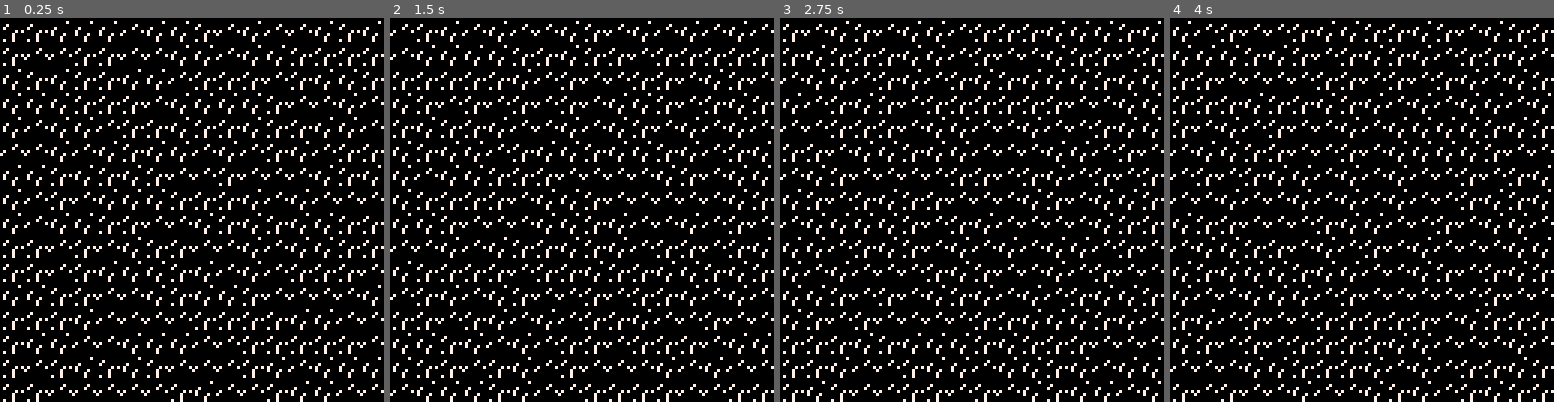
Above: before the commit, frames 1-4 (left to right).
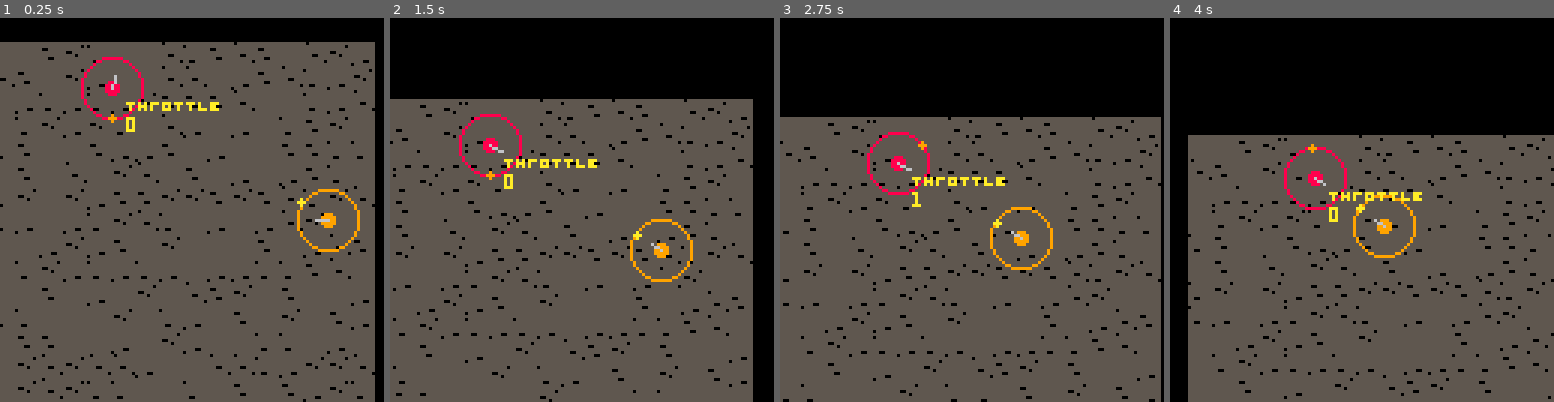
Above: after the commit, the same moments.

Repository: catnipped/pico1
Game: PICO-8 cartridge pico1.p8
Two runs of this game, one before a commit and one after it. Both use one fixed random seed, a clock stepped at 60 frames per second and the inputs below.
Inputs:
- Up to frame 1 (0.25 s): no input
- Up to frame 2 (1.5 s): no input
- Up to frame 3 (2.75 s): hold Right 1.6-2.1 s; hold Up 2.15-2.42 s; hold Right from 2.47 s (still down)
- Up to frame 4 (4 s): release Right at 3.03 s; hold Left 3.08-3.58 s; hold Down 3.63-3.97 s

The runs differ from the first frame. In frame 1, 89% of the frame differs, in the area x 0-100%, y 0-100%; in frame 2, 75%; in frame 3, 74%; in frame 4, 68%.

Commit message:
Barebones working

Diff:
--- a/pico1.p8
+++ b/pico1.p8
@@ -2,41 +2,159 @@
 version 5
 __lua__
 
+cam = {}
+cam.x = 0
+cam.y = 0
+
+p1 = {}
+p1.x = rnd(128)
+p1.y = rnd(128)
+p1.turret = 50
+p1.clr = 8
+p1.rot = 1
+p1.dir = 1
+p1.throt = 0
+p1.vel = 0
+
+p2 = {}
+p2.x = rnd(128)
+p2.y = rnd(128)
+p2.turret = 20
+p2.clr = 9
+p2.dir = 0
+p2.rot = 0
+p2.vel = 0
+p2.throt = 5
+
+fntspr=19
+fntdefaultcol=7
+fntx={}
+fnty={}
+
+--3font
+function initfont()
+ top="abcdefghijklmnopqrstuvwxyz"
+ bot="0123456789.,^?()[]:/\\=\"'+-"
+ fntsprx=(fntspr%16)*8
+ fntspry=flr((fntspr/16))*8
+ for i=1,#top do
+  x=fntsprx+(i-1)*3
+  c=sub(top,i,i)
+  fntx[c]=x
+  fnty[c]=fntspry
+  c=sub(bot,i,i)
+  fntx[c]=x
+  fnty[c]=fntspry+3
+ end
+end
+
+function print3(str,x,y,col)
+ col=col or fntdefaultcol
+ pal(7,col)
+ for i=1,#str do
+  c=sub(str,i,i)
+  if fntx[c] then
+   sspr(fntx[c],fnty[c],3,3,x+(i-1)*4,y)
+  else
+   print(c,x+(i-1)*4,y-2,col)
+  end
+ end
+ pal()
+end
+
+
+function car(p)
+  circfill(p.x,p.y,2,p.clr)
+  circ(p.x,p.y,10,p.clr)
+  circfill(p.x+10*sin(p.dir/360),p.y+10*cos(p.dir/360),1,6)
+  circfill(p.x+10*sin(p.rot/360),p.y+10*cos(p.rot/360),1,p.clr+1)
+  line(p.x,p.y,p.x+4*sin(p.turret/360),p.y+4*cos(p.turret/360),6)
+end
+
+function caranim(p)
+  p.x = p.x+(p.vel*0.1)*sin(p.rot/360)
+  p.y = p.y+(p.vel*0.1)*cos(p.rot/360)
+  p.vel = lerp(p.vel,p.throt,0.1)
+  p.rot = lerp(p.rot,p.dir,1/p.vel)
+end
+
+function lerp (a,b,t)
+  return a + t*(b-a)
+end
+
 function _init()
+
+  initfont()
+
+  cls()
+  for x=0,16,1 do
+    for y=0,16,1 do
+      mset(x,y,rnd(7)+1)
+    end
+  end
+
 end
 
 function _update()
-end
-
-function grass(x)
-  for y=0,128,8 do
-    spr(rnd(3),x,y)
-  end
+  --controls
+  if btnp(2) then
+    if p1.throt < 10 then
+      p1.throt += 1
+    end
+  end
+  if btnp(3) then
+    if p1.throt > 0 then
+      p1.throt += -1
+    end
+  end
+  if btn(1) then
+    p1.dir += 10
+  end
+  if btn(0) then
+    p1.dir += -10
+  end
+
+  --camera
+  cam.x = lerp(cam.x, lerp(p1.x,p2.x,0.5)-64, 0.05)
+  cam.y = lerp(cam.y, lerp(p1.y,p2.y,0.5)-64, 0.05)
+
+  --turret direction
+  p1.turret = lerp(p1.turret/360,atan2(p2.y-p1.y,p2.x-p1.x),0.1) *360
+  p2.turret = lerp(p2.turret/360,atan2(p1.y-p2.y,p1.x-p2.x),0.1) *360
+  --car
+  p2.dir = atan2(p1.y-p2.y, p1.x-p2.x)*360
+
+  caranim(p1)
+  caranim(p2)
+
+
 end
 
 function _draw()
   cls()
-  for x=0,128,8 do
-    grass(x)
-  end
-
+  map(0,0,0,0,16,16)
+  car(p1)
+  car(p2)
+  print3("throttle",p1.x+5,p1.y+5,10)
+  print(p1.throt, p1.x+5, p1.y+10,10)
+  camera(cam.x,cam.y)
 end
 
 __gfx__
-00000000000000000000000000000000000000000000000000000000000000000000000000000000000000000000000000000000000000000000000000000000
-00000000000000700000000000000000000000000000000000000000000000000000000000000000000000000000000000000000000000000000000000000000
-00000700000000000070000000000000000000000000000000000000000000000000000000000000000000000000000000000000000000000000000000000000
-00007000007000000700000000000000000000000000000000000000000000000000000000000000000000000000000000000000000000000000000000000000
-07000007070000000000070700000000000000000000000000000000000000000000000000000000000000000000000000000000000000000000000000000000
-70000000070007000000700000000000000000000000000000000000000000000000000000000000000000000000000000000000000000000000000000000000
-00000000000070000000700000000000000000000000000000000000000000000000000000000000000000000000000000000000000000000000000000000000
-00000000000070000700700000000000000000000000000000000000000000000000000000000000000000000000000000000000000000000000000000000000
-00000000000000000000000000000000000000000000000000000000000000000000000000000000000000000000000000000000000000000000000000000000
-00000000000000000000000000000000000000000000000000000000000000000000000000000000000000000000000000000000000000000000000000000000
-00000000000000000000000000000000000000000000000000000000000000000000000000000000000000000000000000000000000000000000000000000000
-00000000000000000000000000000000000000000000000000000000000000000000000000000000000000000000000000000000000000000000000000000000
-00000000000000000000000000000000000000000000000000000000000000000000000000000000000000000000000000000000000000000000000000000000
-00000000000000000000000000000000000000000000000000000000000000000000000000000000000000000000000000000000000000000000000000000000
+00000000555555555555555555555555555555555555555550555555555555550000000000000000000000000000000000000000000000000000000000000000
+00000000555555550555555555555555555555555555555555555555555555050000000000000000000000000000000000000000000000000000000000000000
+00000000555555555555555555555555555555555005555555555555555555550000000000000000000000000000000000000000000000000000000000000000
+00000000555555555555555555555555555555555555555555555555500555550000000000000000000000000000000000000000000000000000000000000000
+00000000555555555555555555555555555555555555555555500555555505550000000000000000000000000000000000000000000000000000000000000000
+00000000555555555555555555555555555555555550055555555555555555550000000000000000000000000000000000000000000000000000000000000000
+00000000555555555500555555555555555500555555555555555550555555550000000000000000000000000000000000000000000000000000000000000000
+00000000555555555555555555555555055555555555555555555555555555550000000000000000000000000000000000000000000000000000000000000000
+00000000000000000000000007077077777077777777070777700770770077777777777777777707777770770770770770777000000000000000000000000000
+00000000000000000000000077777770070777077070777707070777070077770770777777770007007070770777707077707000000000000000000000000000
+00000000000000000000000070777777777077770077770777777770777770770777770000770077007077707077770707007700000000000000000000000000
+00000000000000000000000077777077077770707770077707777700000007077707007077007707000770077770707007000000000000000000000000000000
+00000000000000000000000070707007007777707077700777777700007070707770000770000700007007000070707077777700000000000000000000000000
+00000000000000000000000077777707777700777077700777700707070000007007007077007707070000777700000007000000000000000000000000000000
 00000000000000000000000000000000000000000000000000000000000000000000000000000000000000000000000000000000000000000000000000000000
 00000000000000000000000000000000000000000000000000000000000000000000000000000000000000000000000000000000000000000000000000000000
 00000000000000000000000000000000000000000000000000000000000000000000000000000000000000000000000000000000000000000000000000000000
@@ -155,165 +273,165 @@
 0000000000000000000000000000000000000000000000000000000000000000000000000000000000000000000000000000000000000000000000000000000000000000000000000000000000000000000000000000000000000000000000000000000000000000000000000000000000000000000000000000000000000000
 0000000000000000000000000000000000000000000000000000000000000000000000000000000000000000000000000000000000000000000000000000000000000000000000000000000000000000000000000000000000000000000000000000000000000000000000000000000000000000000000000000000000000000
 __map__
-0000000000000000000000000000000000000000000000000000000000000000000000000000000000000000000000000000000000000000000000000000000000000000000000000000000000000000000000000000000000000000000000000000000000000000000000000000000000000000000000000000000000000000
-0000000000000000000000000000000000000000000000000000000000000000000000000000000000000000000000000000000000000000000000000000000000000000000000000000000000000000000000000000000000000000000000000000000000000000000000000000000000000000000000000000000000000000
-0000000000000000000000000000000000000000000000000000000000000000000000000000000000000000000000000000000000000000000000000000000000000000000000000000000000000000000000000000000000000000000000000000000000000000000000000000000000000000000000000000000000000000
-0000000000000000000000000000000000000000000000000000000000000000000000000000000000000000000000000000000000000000000000000000000000000000000000000000000000000000000000000000000000000000000000000000000000000000000000000000000000000000000000000000000000000000
-0000000000000000000000000000000000000000000000000000000000000000000000000000000000000000000000000000000000000000000000000000000000000000000000000000000000000000000000000000000000000000000000000000000000000000000000000000000000000000000000000000000000000000
-0000000000000000000000000000000000000000000000000000000000000000000000000000000000000000000000000000000000000000000000000000000000000000000000000000000000000000000000000000000000000000000000000000000000000000000000000000000000000000000000000000000000000000
-0000000000000000000000000000000000000000000000000000000000000000000000000000000000000000000000000000000000000000000000000000000000000000000000000000000000000000000000000000000000000000000000000000000000000000000000000000000000000000000000000000000000000000
-0000000000000000000000000000000000000000000000000000000000000000000000000000000000000000000000000000000000000000000000000000000000000000000000000000000000000000000000000000000000000000000000000000000000000000000000000000000000000000000000000000000000000000
-0000000000000000000000000000000000000000000000000000000000000000000000000000000000000000000000000000000000000000000000000000000000000000000000000000000000000000000000000000000000000000000000000000000000000000000000000000000000000000000000000000000000000000
-0000000000000000000000000000000000000000000000000000000000000000000000000000000000000000000000000000000000000000000000000000000000000000000000000000000000000000000000000000000000000000000000000000000000000000000000000000000000000000000000000000000000000000
-0000000000000000000000000000000000000000000000000000000000000000000000000000000000000000000000000000000000000000000000000000000000000000000000000000000000000000000000000000000000000000000000000000000000000000000000000000000000000000000000000000000000000000
-0000000000000000000000000000000000000000000000000000000000000000000000000000000000000000000000000000000000000000000000000000000000000000000000000000000000000000000000000000000000000000000000000000000000000000000000000000000000000000000000000000000000000000
-0000000000000000000000000000000000000000000000000000000000000000000000000000000000000000000000000000000000000000000000000000000000000000000000000000000000000000000000000000000000000000000000000000000000000000000000000000000000000000000000000000000000000000
-0000000000000000000000000000000000000000000000000000000000000000000000000000000000000000000000000000000000000000000000000000000000000000000000000000000000000000000000000000000000000000000000000000000000000000000000000000000000000000000000000000000000000000
-0000000000000000000000000000000000000000000000000000000000000000000000000000000000000000000000000000000000000000000000000000000000000000000000000000000000000000000000000000000000000000000000000000000000000000000000000000000000000000000000000000000000000000
-0000000000000000000000000000000000000000000000000000000000000000000000000000000000000000000000000000000000000000000000000000000000000000000000000000000000000000000000000000000000000000000000000000000000000000000000000000000000000000000000000000000000000000
-0000000000000000000000000000000000000000000000000000000000000000000000000000000000000000000000000000000000000000000000000000000000000000000000000000000000000000000000000000000000000000000000000000000000000000000000000000000000000000000000000000000000000000
-0000000000000000000000000000000000000000000000000000000000000000000000000000000000000000000000000000000000000000000000000000000000000000000000000000000000000000000000000000000000000000000000000000000000000000000000000000000000000000000000000000000000000000
-0000000000000000000000000000000000000000000000000000000000000000000000000000000000000000000000000000000000000000000000000000000000000000000000000000000000000000000000000000000000000000000000000000000000000000000000000000000000000000000000000000000000000000
-0000000000000000000000000000000000000000000000000000000000000000000000000000000000000000000000000000000000000000000000000000000000000000000000000000000000000000000000000000000000000000000000000000000000000000000000000000000000000000000000000000000000000000
-0000000000000000000000000000000000000000000000000000000000000000000000000000000000000000000000000000000000000000000000000000000000000000000000000000000000000000000000000000000000000000000000000000000000000000000000000000000000000000000000000000000000000000
-0000000000000000000000000000000000000000000000000000000000000000000000000000000000000000000000000000000000000000000000000000000000000000000000000000000000000000000000000000000000000000000000000000000000000000000000000000000000000000000000000000000000000000
-0000000000000000000000000000000000000000000000000000000000000000000000000000000000000000000000000000000000000000000000000000000000000000000000000000000000000000000000000000000000000000000000000000000000000000000000000000000000000000000000000000000000000000
-0000000000000000000000000000000000000000000000000000000000000000000000000000000000000000000000000000000000000000000000000000000000000000000000000000000000000000000000000000000000000000000000000000000000000000000000000000000000000000000000000000000000000000
-0000000000000000000000000000000000000000000000000000000000000000000000000000000000000000000000000000000000000000000000000000000000000000000000000000000000000000000000000000000000000000000000000000000000000000000000000000000000000000000000000000000000000000
-0000000000000000000000000000000000000000000000000000000000000000000000000000000000000000000000000000000000000000000000000000000000000000000000000000000000000000000000000000000000000000000000000000000000000000000000000000000000000000000000000000000000000000
-0000000000000000000000000000000000000000000000000000000000000000000000000000000000000000000000000000000000000000000000000000000000000000000000000000000000000000000000000000000000000000000000000000000000000000000000000000000000000000000000000000000000000000
-0000000000000000000000000000000000000000000000000000000000000000000000000000000000000000000000000000000000000000000000000000000000000000000000000000000000000000000000000000000000000000000000000000000000000000000000000000000000000000000000000000000000000000
-0000000000000000000000000000000000000000000000000000000000000000000000000000000000000000000000000000000000000000000000000000000000000000000000000000000000000000000000000000000000000000000000000000000000000000000000000000000000000000000000000000000000000000
-0000000000000000000000000000000000000000000000000000000000000000000000000000000000000000000000000000000000000000000000000000000000000000000000000000000000000000000000000000000000000000000000000000000000000000000000000000000000000000000000000000000000000000
-0000000000000000000000000000000000000000000000000000000000000000000000000000000000000000000000000000000000000000000000000000000000000000000000000000000000000000000000000000000000000000000000000000000000000000000000000000000000000000000000000000000000000000
-0000000000000000000000000000000000000000000000000000000000000000000000000000000000000000000000000000000000000000000000000000000000000000000000000000000000000000000000000000000000000000000000000000000000000000000000000000000000000000000000000000000000000000
-…(130 lines of a section not shown)…
+0101010101020001010101010101000000000000000000000000000000000000000000000000000000000000000000000000000000000000000000000000000000000000000000000000000000000000000000000000000000000000000000000000000000000000000000000000000000000000000000000000000000000000
+0303010301010100030000000001010000000000000000000000000000000000000000000000000000000000000000000000000000000000000000000000000000000000000000000000000000000000000000000000000000000000000000000000000000000000000000000000000000000000000000000000000000000000
+0303030302010100030300000001010000000000000000000000000000000000000000000000000000000000000000000000000000000000000000000000000000000000000000000000000000000000000000000000000000000000000000000000000000000000000000000000000000000000000000000000000000000000
+0203030301020300020300000000010000000000000000000000000000000000000000000000000000000000000000000000000000000000000000000000000000000000000000000000000000000000000000000000000000000000000000000000000000000000000000000000000000000000000000000000000000000000
+0203010201010102030103000001030000000000000000000000000000000000000000000000000000000000000000000000000000000000000000000000000000000000000000000000000000000000000000000000000000000000000000000000000000000000000000000000000000000000000000000000000000000000
+0203030002000100000001030101030000000000000000000000000000000000000000000000000000000000000000000000000000000000000000000000000000000000000000000000000000000000000000000000000000000000000000000000000000000000000000000000000000000000000000000000000000000000
+0202030303000003010103000303000000000000000000000000000000000000000000000000000000000000000000000000000000000000000000000000000000000000000000000000000000000000000000000000000000000000000000000000000000000000000000000000000000000000000000000000000000000000
+0302010201020102020000030300000000000000000000000000000000000000000000000000000000000000000000000000000000000000000000000000000000000000000000000000000000000000000000000000000000000000000000000000000000000000000000000000000000000000000000000000000000000000
+0000000000000000000000000000000000000000000000000000000000000000000000000000000000000000000000000000000000000000000000000000000000000000000000000000000000000000000000000000000000000000000000000000000000000000000000000000000000000000000000000000000000000000
+0000000000000000000000000000000000000000000000000000000000000000000000000000000000000000000000000000000000000000000000000000000000000000000000000000000000000000000000000000000000000000000000000000000000000000000000000000000000000000000000000000000000000000
+0000000000000000000000000000000000000000000000000000000000000000000000000000000000000000000000000000000000000000000000000000000000000000000000000000000000000000000000000000000000000000000000000000000000000000000000000000000000000000000000000000000000000000
+0000000000000000000000000000000000000000000000000000000000000000000000000000000000000000000000000000000000000000000000000000000000000000000000000000000000000000000000000000000000000000000000000000000000000000000000000000000000000000000000000000000000000000
+0000000000000000000000000000000000000000000000000000000000000000000000000000000000000000000000000000000000000000000000000000000000000000000000000000000000000000000000000000000000000000000000000000000000000000000000000000000000000000000000000000000000000000
+0000000000000000000000000000000000000000000000000000000000000000000000000000000000000000000000000000000000000000000000000000000000000000000000000000000000000000000000000000000000000000000000000000000000000000000000000000000000000000000000000000000000000000
+0000000000000000000000000000000000000000000000000000000000000000000000000000000000000000000000000000000000000000000000000000000000000000000000000000000000000000000000000000000000000000000000000000000000000000000000000000000000000000000000000000000000000000
+0000000000000000000000000000000000000000000000000000000000000000000000000000000000000000000000000000000000000000000000000000000000000000000000000000000000000000000000000000000000000000000000000000000000000000000000000000000000000000000000000000000000000000
+0000000000000000000000000000000000000000000000000000000000000000000000000000000000000000000000000000000000000000000000000000000000000000000000000000000000000000000000000000000000000000000000000000000000000000000000000000000000000000000000000000000000000000
+0000000000000000000000000000000000000000000000000000000000000000000000000000000000000000000000000000000000000000000000000000000000000000000000000000000000000000000000000000000000000000000000000000000000000000000000000000000000000000000000000000000000000000
+0000000000000000000000000000000000000000000000000000000000000000000000000000000000000000000000000000000000000000000000000000000000000000000000000000000000000000000000000000000000000000000000000000000000000000000000000000000000000000000000000000000000000000
+0000000000000000000000000000000000000000000000000000000000000000000000000000000000000000000000000000000000000000000000000000000000000000000000000000000000000000000000000000000000000000000000000000000000000000000000000000000000000000000000000000000000000000
+0000000000000000000000000000000000000000000000000000000000000000000000000000000000000000000000000000000000000000000000000000000000000000000000000000000000000000000000000000000000000000000000000000000000000000000000000000000000000000000000000000000000000000
+0000000000000000000000000000000000000000000000000000000000000000000000000000000000000000000000000000000000000000000000000000000000000000000000000000000000000000000000000000000000000000000000000000000000000000000000000000000000000000000000000000000000000000
+0000000000000000000000000000000000000000000000000000000000000000000000000000000000000000000000000000000000000000000000000000000000000000000000000000000000000000000000000000000000000000000000000000000000000000000000000000000000000000000000000000000000000000
+0000000000000000000000000000000000000000000000000000000000000000000000000000000000000000000000000000000000000000000000000000000000000000000000000000000000000000000000000000000000000000000000000000000000000000000000000000000000000000000000000000000000000000
+0000000000000000000000000000000000000000000000000000000000000000000000000000000000000000000000000000000000000000000000000000000000000000000000000000000000000000000000000000000000000000000000000000000000000000000000000000000000000000000000000000000000000000
+0000000000000000000000000000000000000000000000000000000000000000000000000000000000000000000000000000000000000000000000000000000000000000000000000000000000000000000000000000000000000000000000000000000000000000000000000000000000000000000000000000000000000000
+0000000000000000000000000000000000000000000000000000000000000000000000000000000000000000000000000000000000000000000000000000000000000000000000000000000000000000000000000000000000000000000000000000000000000000000000000000000000000000000000000000000000000000
+0000000000000000000000000000000000000000000000000000000000000000000000000000000000000000000000000000000000000000000000000000000000000000000000000000000000000000000000000000000000000000000000000000000000000000000000000000000000000000000000000000000000000000
+0000000000000000000000000000000000000000000000000000000000000000000000000000000000000000000000000000000000000000000000000000000000000000000000000000000000000000000000000000000000000000000000000000000000000000000000000000000000000000000000000000000000000000
+0000000000000000000000000000000000000000000000000000000000000000000000000000000000000000000000000000000000000000000000000000000000000000000000000000000000000000000000000000000000000000000000000000000000000000000000000000000000000000000000000000000000000000
+0000000000000000000000000000000000000000000000000000000000000000000000000000000000000000000000000000000000000000000000000000000000000000000000000000000000000000000000000000000000000000000000000000000000000000000000000000000000000000000000000000000000000000
+0000000000000000000000000000000000000000000000000000000000000000000000000000000000000000000000000000000000000000000000000000000000000000000000000000000000000000000000000000000000000000000000000000000000000000000000000000000000000000000000000000000000000000
+…(130 lines of a section not shown)…
